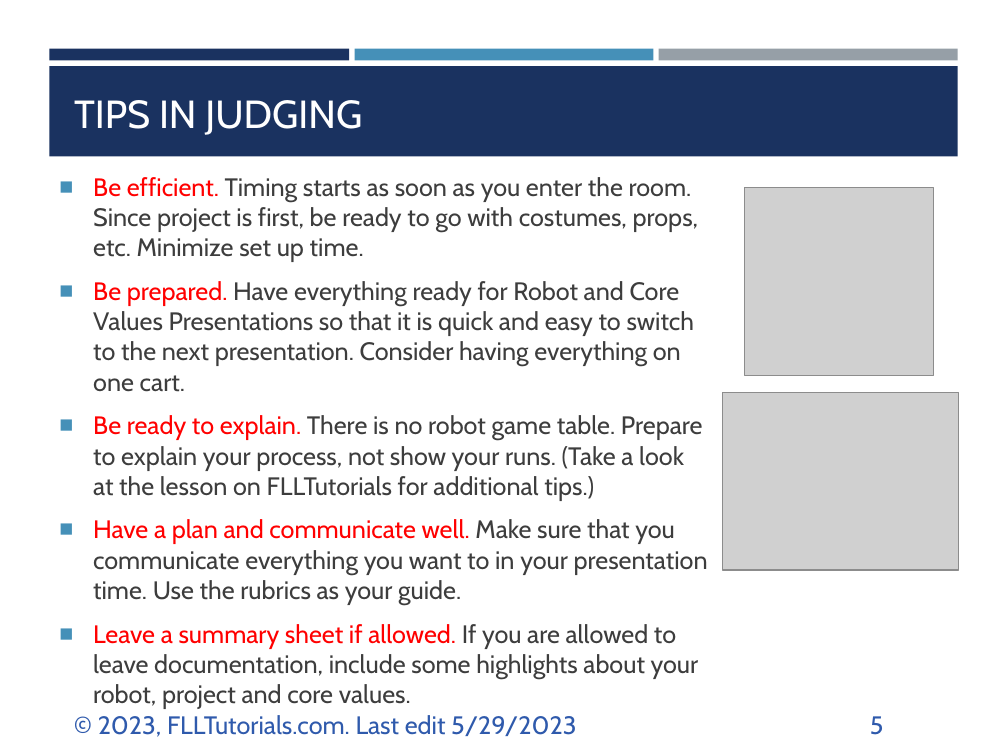
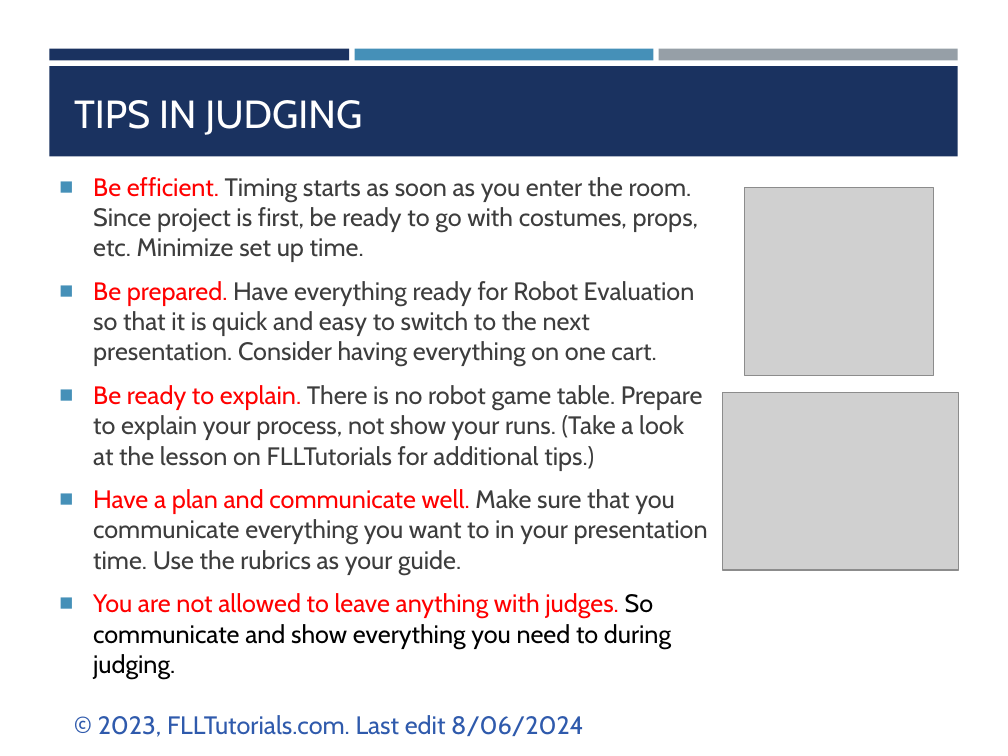
Before and after one commit to ev3lessons/FLL-Tutorials, a slide deck: slide 5 of translations/en-us/RobotGame/ConsolidatedJudging.pptx. Drawn at 1008x756 pixels with LibreOffice and Linux fonts; fonts in the diff are those of the drawing; grey boxes stand for pictures. Boxes give left, top, right and bottom in pixels: in the first picture for what was removed or moved away, otherwise in the second. Text is boxed around its words. In the diff, an @@ line names an element or a change of style, - is before the commit and + after.

```diff
--- a/translations/en-us/RobotGame/ConsolidatedJudging.pptx
+++ b/translations/en-us/RobotGame/ConsolidatedJudging.pptx
@@ text at (x1=93, y1=281, x2=695, y2=367): text changed @@
-■ Be prepared. Have everything ready for Robot and Core Values Presentations so that it is quick and easy to switch to the next presentation. Consider having everything on one cart.
+■ Be prepared. Have everything ready for Robot Evaluation so that it is quick and easy to switch to the next presentation. Consider having everything on one cart.
@@ text at (x1=93, y1=593, x2=671, y2=679): text changed; text colour #3D3D3D to #000000 @@
-■ Leave a summary sheet if allowed. If you are allowed to leave documentation, include some highlights about your robot, project and core values.
+■ You are not allowed to leave anything with judges. So communicate and show everything you need to during judging.
@@ text at (x1=98, y1=715, x2=584, y2=737): text changed @@
-© 2023, FLLTutorials.com. Last edit 5/29/2023
+© 2023, FLLTutorials.com. Last edit 8/06/2024
@@ page number removed at (x1=870, y1=716, x2=884, y2=735) @@
-5
```
Also in this commit, not shown: 5 other slides changed, 29 other files.
